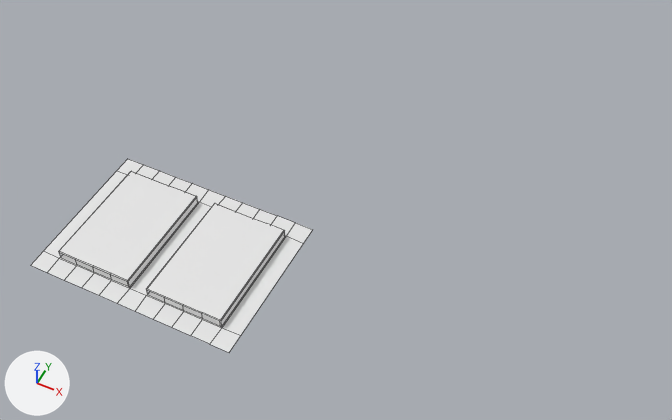
Two versions of the FBX model Assets/Art/Models/SceneElements/Ceiling1stLoby.fbx, one commit apart.
The view is the same before and after, from a 50 mm lens placed at (19.9, -22.3, 34.9), pointed at (5.8, 6.0, -0.4). Every picture has the same lights, and +X, +Y and +Z are marked at lower left. Mesh edges are drawn as thin lines. Where no turn or scale is listed for an object, it has been applied to the vertices.

Objects in the first picture: 'WallPillar1.002'.
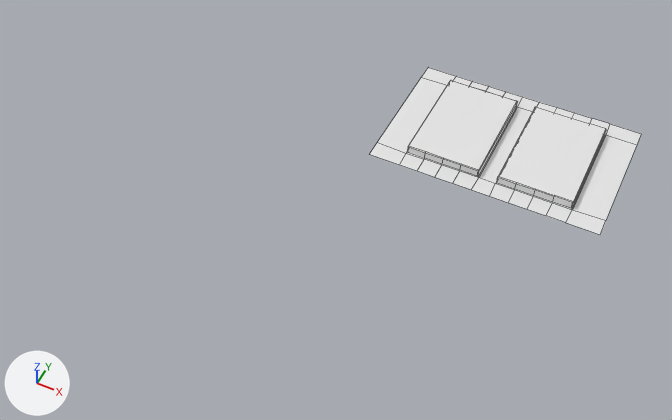
What differs and where, as boxes (x1, y1, x2, y2) in the pictures (672 x 420 px; the box of a moved part takes in the faces that stretch with it):
'WallPillar1.002', reshaped, moved (14% shorter)
    before: (31, 159, 313, 352)
    after: (370, 68, 641, 234)
part 1 of me_cube_005, moved or reshaped
    before: (31, 159, 143, 272)
    after: (370, 68, 456, 165)
part 2 of me_cube_005, moved or reshaped
    before: (210, 223, 313, 352)
    after: (566, 124, 641, 234)

Edits to the bpy script that builds the scene:
```text
Change me_cube_005:
    where me_cube_005.from_pydata(...)  # 124 vertices, 111 faces; spans x -5.5..5.5, y -4.0..4.0, z 0.0..0.5
    used by ob_wallpillar1_002; location = (0.0, 0.0, 0.0)
    before: 0 (-5.5, 4.0, 0.0) at pixel (127, 158), 2 (-5.5, -4.0, 0.0) at pixel (30, 265), 4 (-5.5, -3.0, 0.0) at pixel (43, 250), 5 (-5.5, 3.0, 0.0) at pixel (116, 170)
    before: 7 (5.5, 4.0, 0.0) at pixel (312, 229), 9 (5.5, -4.0, 0.0) at pixel (229, 352), 10 (5.5, 3.0, 0.0) at pixel (303, 243), 11 (5.5, -3.0, 0.0) at pixel (240, 335)
    me_cube_005 part 1
    add for i in [0, 2, 4, 5]: me_cube_005.vertices[i].co += Vector((-0.75, 0.0, 0.0))
    me_cube_005 part 2
    add for i in [7, 9, 10, 11]: me_cube_005.vertices[i].co += Vector((0.75, 0.0, 0.0))
Change ob_wallpillar1_002:
    ob_wallpillar1_002.location: (0.0, 0.0, 0.0) -> (12.0, 14.0, 0.0)
```
